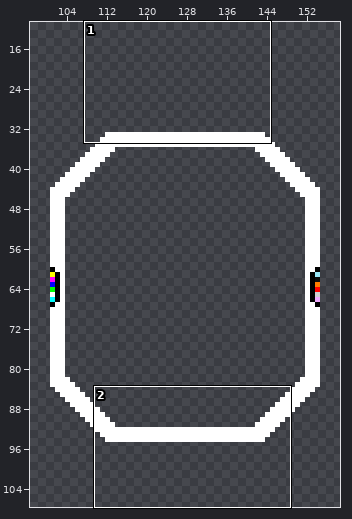
A pixel-art file gets an edit: Assets/Resources/aseprite/ui_inventory.aseprite. Above, an overview of the earlier version with the close-up marked.
Close-up. Old version:
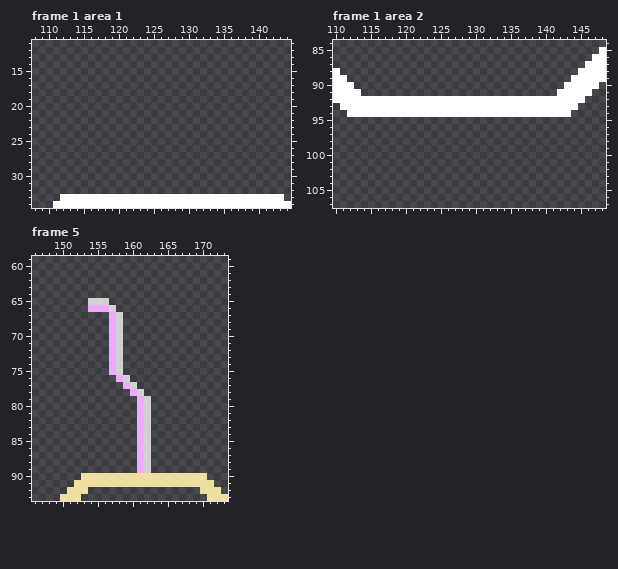
128x128 pixels, 7 frames. Pixels under 10% opacity are left out. Colours within 5 levels of each other are drawn and written as one. Shown: frame 1 area 1: x 108..144, y 11..34; frame 1 area 2: x 110..148, y 84..107; frame 5: x 146..173, y 59..93. The old version is drawn lined up with the new one, on the new canvas. The wide view leaves out empty margins. The commit also changed other frames or places, which this record leaves out.
New version:
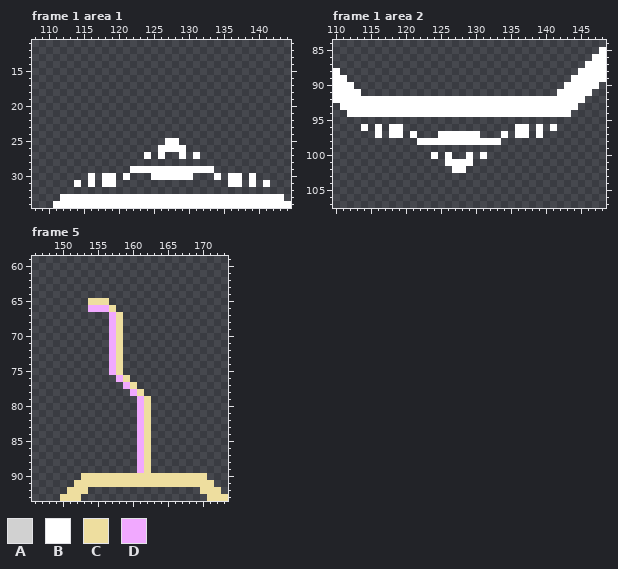
Palette (. is transparent): A #d1d1d1  B #ffffff  C #eede9f  D #f1a9ff
The author wrote: (#69.1) UI_Inventory leg sprites + started items
The edit:
canvas 128x128 -> 256x128, the old top-left corner now at 64,0
Frame 1 area 1:
The edit adds colour B in row 25 at x 127 to 128; in row 26 at x 126 to 129; in row 27 at x 124, 126, 129 and 131; in row 29 at x 122 to 133; in row 30 at x 116, 118 to 119, 121, 125 to 130, 134, 136 to 137 and 139; in row 31 at x 114, 116, 118 to 119, 136 to 137, 139 and 141.
Frame 1 area 2:
The edit adds colour B in row 96 at x 114, 116, 118 to 119, 136 to 137, 139 and 141; in row 97 at x 116, 118 to 119, 121, 125 to 130, 134, 136 to 137 and 139; in row 98 at x 122 to 133; in row 100 at x 124, 126, 129 and 131; in row 101 at x 126 to 129; in row 102 at x 127 to 128.
Frame 5:
Colour A gives way to colour C in row 65 at x 154 to 156; in row 66 at x 157; in rows 67 to 75 at x 158; in row 76 at x 159; in row 77 at x 160; in row 78 at x 161.
Colour A gives way to colour C in rows 79 to 89 at x 162.
